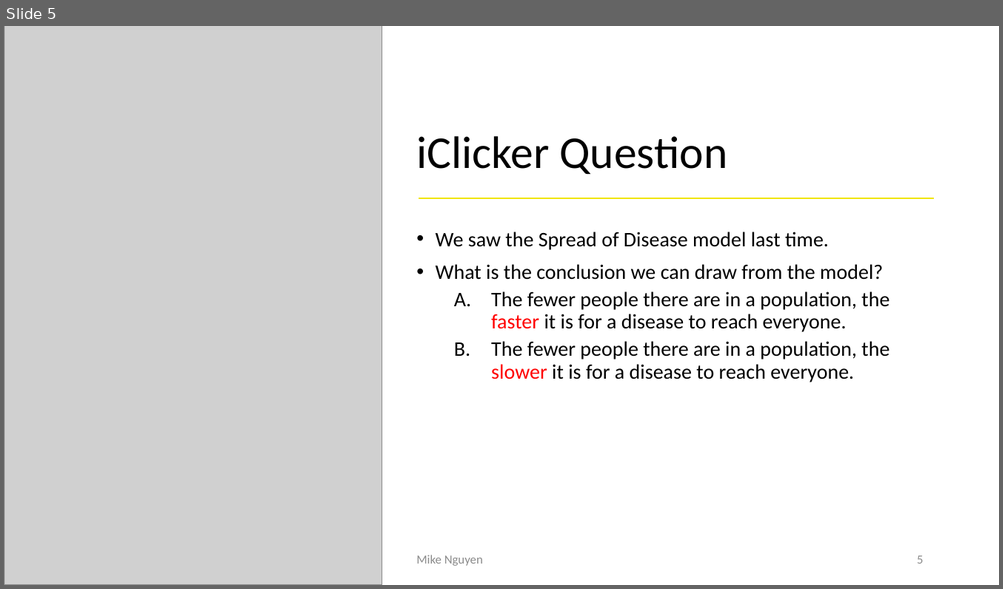
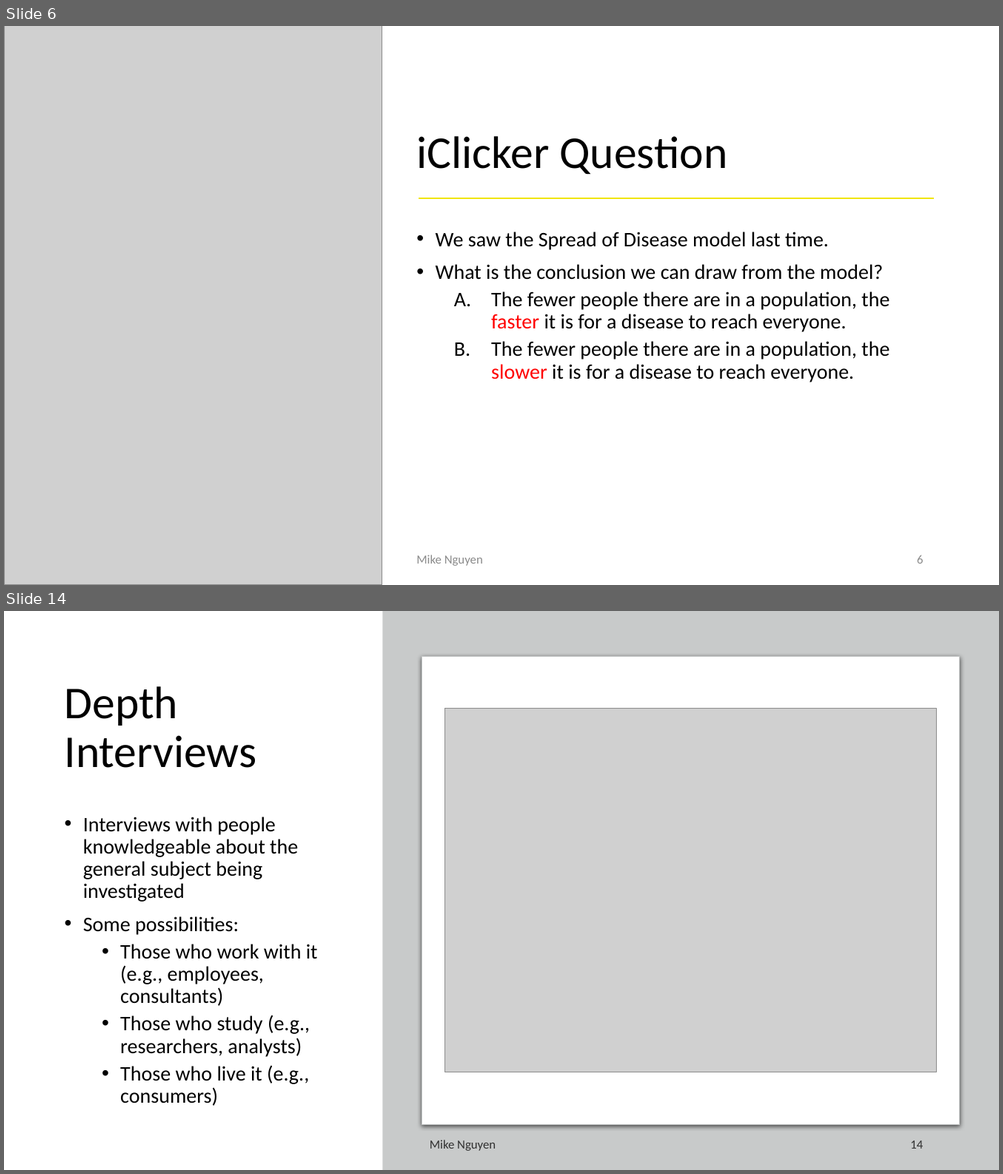
Before and after one commit to mikenguyen13/mar4050, a slide deck: lectures/2/1_Problem & Intro to Project.pptx. Shown one above the other, each under a label of ours: slide 5 before the commit, slides 6 and 14 after it; the slides between them are not shown. The pictures are 1003x589 and 1003x1174 pixels, drawn with LibreOffice and Linux fonts; fonts in the diff are those of the drawing; grey boxes stand for pictures. Boxes give left, top, right and bottom in pixels: in the first picture for what was removed or moved away, otherwise in the second. Text is boxed around its words. In the diff, an @@ line names an element or a change of style, - is before the commit and + after.

```diff
--- a/lectures/2/1_Problem & Intro to Project.pptx
+++ b/lectures/2/1_Problem & Intro to Project.pptx
@@ slide 14 added at (x1=4, y1=611, x2=999, y2=1170), background #FFFFFF @@
@@ rectangle added at (x1=382, y1=611, x2=999, y2=1170), fill #C8CACA @@
@@ rounded rectangle added at (x1=422, y1=657, x2=959, y2=1125), fill #FFFFFF, outline #C8CACA 0.75 pt @@
@@ title added at (x1=65, y1=686, x2=257, y2=768), 44 pt, text #000000 @@
+Depth Interviews
@@ picture added at (x1=445, y1=709, x2=936, y2=1073) @@
@@ text added at (x1=83, y1=817, x2=318, y2=1106), 20 pt, text #000000 @@
+• Interviews with people knowledgeable about the general subject being investigated
+• Some possibilities:
+  • Those who work with it (e.g., employees, consultants)
+  • Those who study (e.g., researchers, analysts)
+  • Those who live it (e.g., consumers)
@@ text added at (x1=430, y1=1140, x2=495, y2=1151), 12 pt, text #303030 @@
+Mike Nguyen
@@ page number added at (x1=910, y1=1141, x2=922, y2=1149), 12 pt, text #303030 @@
+14
@@ what was slide 5 is now slide 6 @@
@@ page number at (x1=916, y1=556, x2=922, y2=564): text changed @@
-5
+6
```
Also in this commit, not shown: 6 slides changed, 14 other slides added, 1 slide removed, 1 other file.
